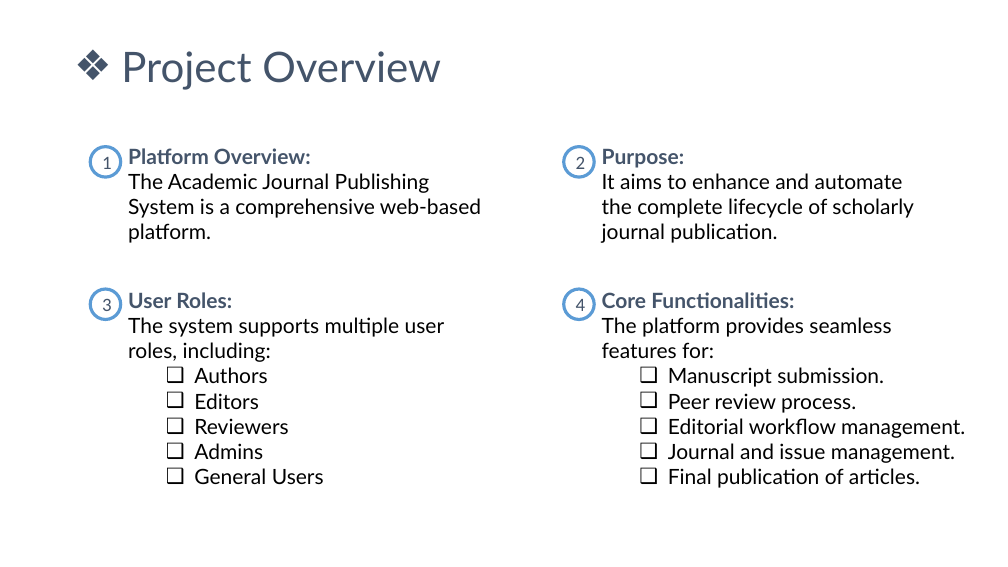
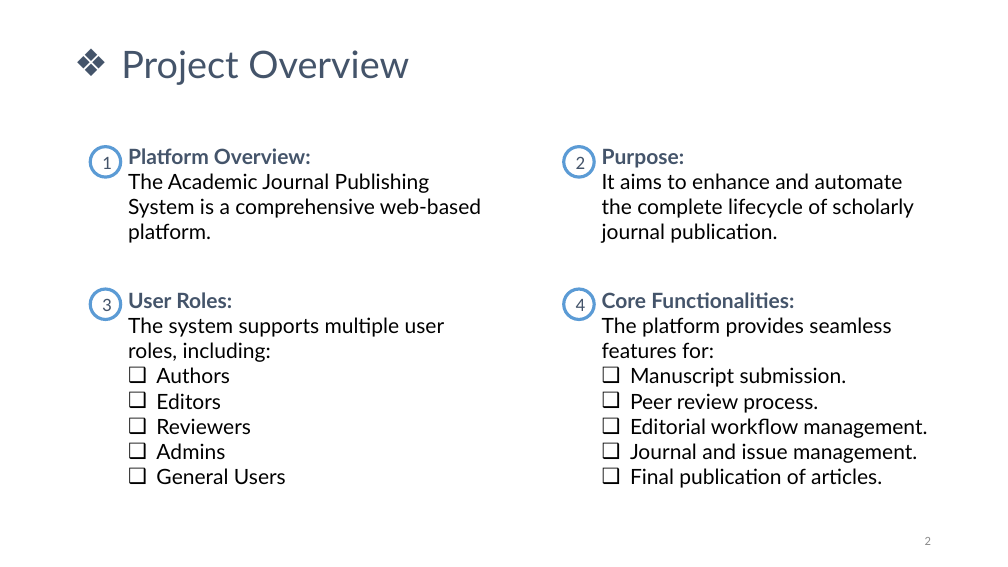
Before and after one commit to sajal48/isdb-academic-journal-publishing-system-angular-springboot-postgresql, a slide deck: slide 2 of Presentation Slides/1285464_Academic_Journal_Publication_System.pptx. Drawn at 1008x567 pixels with LibreOffice and Linux fonts; fonts in the diff are those of the drawing; background and template pictures are left out. Boxes give left, top, right and bottom in pixels: in the first picture for what was removed or moved away, otherwise in the second. Text is boxed around its words. In the diff, an @@ line names an element or a change of style, - is before the commit and + after.

Commit message:
ppt updated and homepage design slightly modified

```diff
--- a/Presentation Slides/1285464_Academic_Journal_Publication_System.pptx
+++ b/Presentation Slides/1285464_Academic_Journal_Publication_System.pptx
@@ text "Project Overview" at <box>121,50,409,85</box>: size 40 to 36 pt @@
@@ text at <box>156,367,286,484</box>: list level 2 to 1 in "Authors"; list level 2 to 1 in "Editors"; list level 2 to 1 in "Reviewers"; list level 2 to 1 in "Admins"; list level 2 to 1 in "General Users" @@
@@ text at <box>630,367,927,488</box>: list level 2 to 1 in "Manuscript submission."; list level 2 to 1 in "Peer review process."; list level 2 to 1 in "Editorial workflow management."; list level 2 to 1 in "Journal and issue management."; list level 2 to 1 in "Final publication of articles." @@
@@ page number added at <box>925,537,931,545</box>, 12 pt, text #8C8C8C @@
+2
```
Also in this commit, not shown: 5 other slides changed, 1 slide added, 2 other files.
